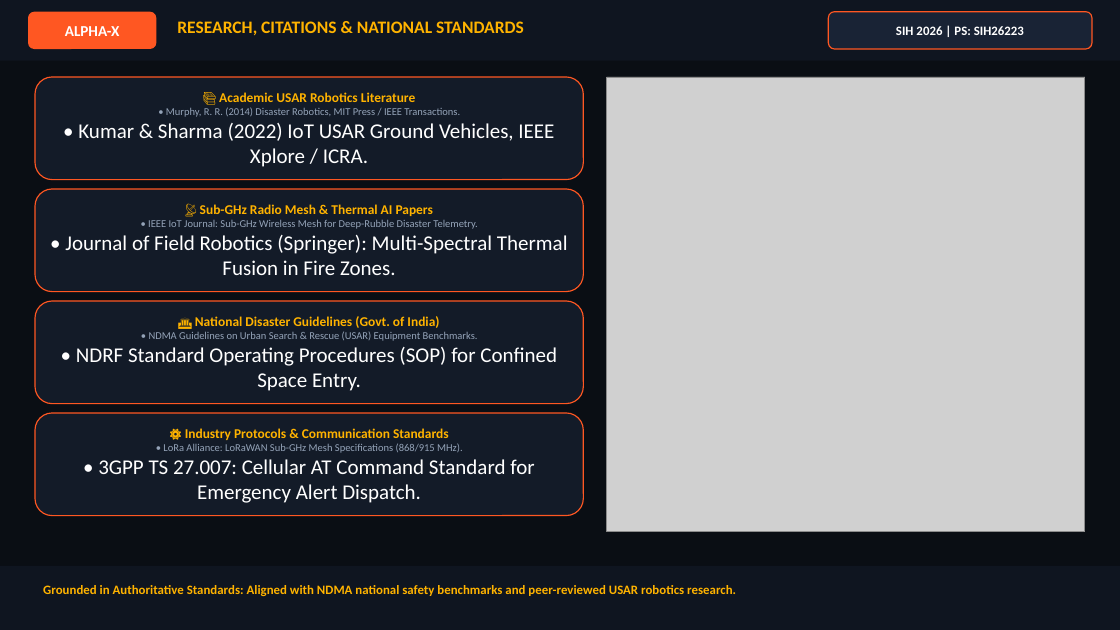
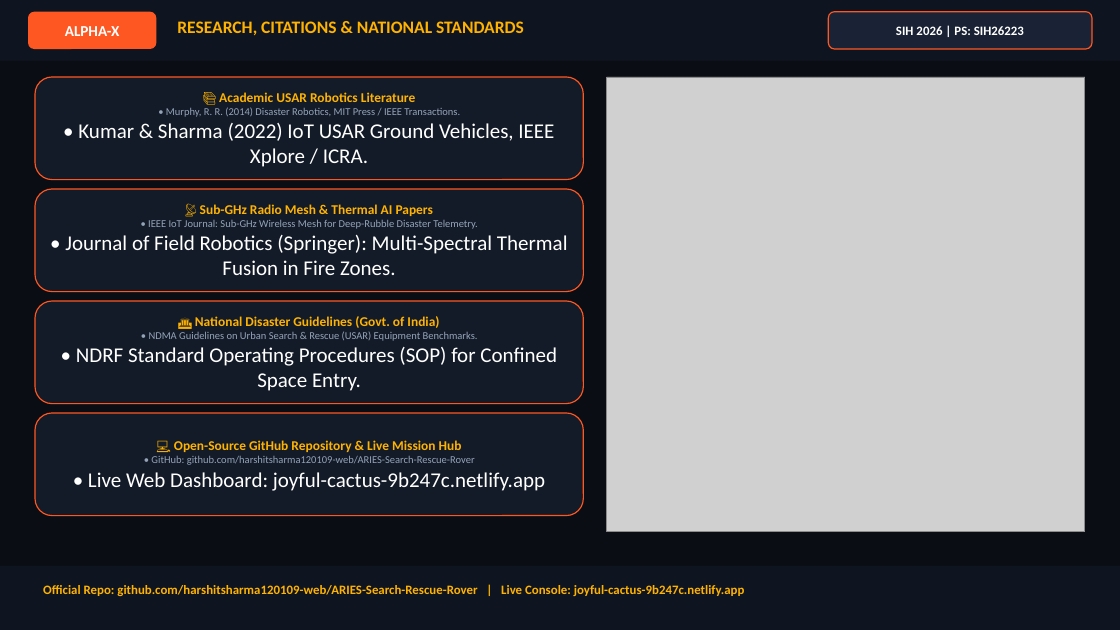
Before and after one commit to harshitsharma120109-web/ARIES-Search-Rescue-Rover, a slide deck: slide 6 of docs/sih/SIH2026_ARIES_ALPHA-X.pptx. Drawn at 1120x630 pixels with LibreOffice and Linux fonts; fonts in the diff are those of the drawing; grey boxes stand for pictures. Boxes give left, top, right and bottom in pixels: in the first picture for what was removed or moved away, otherwise in the second. Text is boxed around its words. In the diff, an @@ line names an element or a change of style, - is before the commit and + after.

Commit message:
docs: embed GitHub repo and live web dashboard links into presentation slides

```diff
--- a/docs/sih/SIH2026_ARIES_ALPHA-X.pptx
+++ b/docs/sih/SIH2026_ARIES_ALPHA-X.pptx
@@ text in rounded rectangle at (88,440,545,491): text changed; size 18 to 9 pt; text colour #FFFFFF to #94A3B8 @@
-⚙️ Industry Protocols & Communication Standards
-• LoRa Alliance: LoRaWAN Sub-GHz Mesh Specifications (868/915 MHz).
-• 3GPP TS 27.007: Cellular AT Command Standard for Emergency Alert Dispatch.
+💻 Open-Source GitHub Repository & Live Mission Hub
+• GitHub: github.com/harshitsharma120109-web/ARIES-Search-Rescue-Rover
+• Live Web Dashboard: joyful-cactus-9b247c.netlify.app
@@ text at (43,585,745,596): text changed @@
-Grounded in Authoritative Standards: Aligned with NDMA national safety benchmarks and peer-reviewed USAR robotics research.
+Official Repo: github.com/harshitsharma120109-web/ARIES-Search-Rescue-Rover | Live Console: joyful-cactus-9b247c.netlify.app
```
Also in this commit, not shown: 4 other slides changed, 6 other files.
